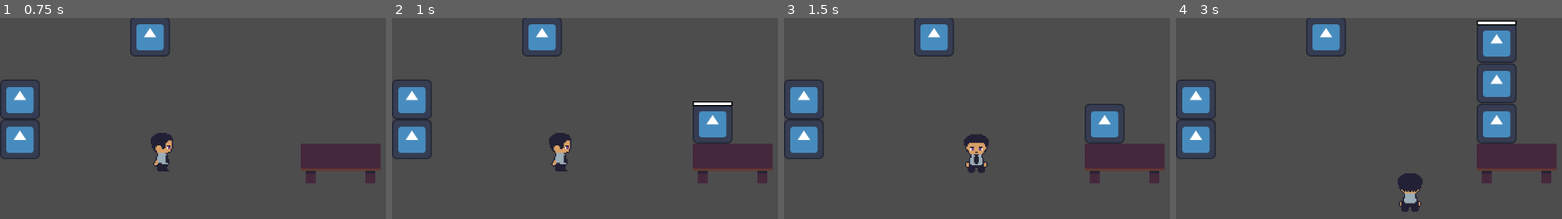
Above: before the commit, frames 1-4 (left to right).
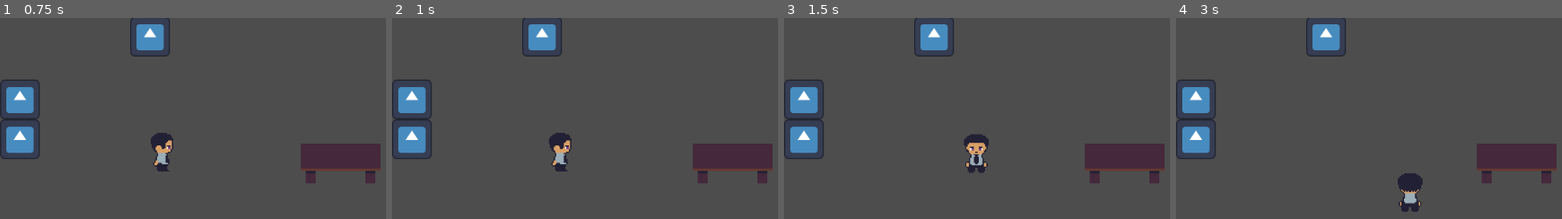
Above: after the commit, the same moments.

Repository: IsaelGabriel/lgj-2023
Game: Godot game, scene res://scenes/reception_test_scene.tscn
Two runs of this game, one before a commit and one after it. Both use one fixed random seed, a clock stepped at 60 frames per second and the inputs below. The project has no main scene, so this scene is started directly. The engine's default icon, where the game draws it, is replaced by a stand-in: a white triangle on a blue panel in a dark square.
Inputs:
- Up to frame 1 (0.75 s): tap Enter at 0.5 s; hold Right (p1_right) from 0.53 s (still down); tap Space (p1_use) at 0.6 s
- Up to frame 2 (1 s): keep holding Right (p1_right)
- Up to frame 3 (1.5 s): release Right (p1_right) at 1.28 s; hold Down (p1_down) from 1.28 s (still down); tap Space (p1_use) at 1.35 s
- Up to frame 4 (3 s): release Down (p1_down) at 2.03 s; hold Right (p1_right) 2.03-2.78 s; tap Space (p1_use) at 2.1, 2.85 s; hold Up (p1_up) from 2.78 s (still down)

Frame 1 is identical in both runs. In frame 2, 1.4% of the frame differs, in the area x 77-89%, y 41-63%; in frame 3, 1.2%; in frame 4, 3.8%, in the area x 77-89%, y 1-63%.

Commit message:
added client that follows player

Diff:
--- a/scenes/computer.tscn
+++ b/scenes/computer.tscn
@@ -7,6 +7,8 @@
 size = Vector2(64, 64)
 
 [node name="computer" type="StaticBody2D"]
+collision_layer = 3
+collision_mask = 3
 script = ExtResource("1_1vj64")
 interaction_duration = 0.5
 
--- /dev/null
+++ b/scenes/costumer.tscn
@@ -0,0 +1,20 @@
+[gd_scene load_steps=4 format=3 uid="uid://cpu83ho005f70"]
+
+[ext_resource type="Texture2D" uid="uid://bfag7nxxfksqt" path="res://sprites/player_placeholder.png" id="1_3mqqx"]
+[ext_resource type="Script" path="res://scripts/costumer.gd" id="1_usfb6"]
+
+[sub_resource type="RectangleShape2D" id="RectangleShape2D_btix6"]
+size = Vector2(36, 64)
+
+[node name="Costumer" type="StaticBody2D"]
+collision_layer = 0
+collision_mask = 0
+script = ExtResource("1_usfb6")
+
+[node name="Sprite2D" type="Sprite2D" parent="."]
+texture_filter = 1
+scale = Vector2(2, 2)
+texture = ExtResource("1_3mqqx")
+
+[node name="CollisionShape2D" type="CollisionShape2D" parent="."]
+shape = SubResource("RectangleShape2D_btix6")
--- a/scenes/front_desk.tscn
+++ b/scenes/front_desk.tscn
@@ -2,16 +2,16 @@
 
 [ext_resource type="Script" path="res://scripts/front_desk.gd" id="1_6bnv4"]
 [ext_resource type="Texture2D" uid="uid://bjutg36xemjcv" path="res://sprites/placeholder_desk.png" id="1_q1loy"]
-[ext_resource type="PackedScene" uid="uid://bqt63o8j1x5ys" path="res://scenes/box.tscn" id="2_kxwgl"]
+[ext_resource type="PackedScene" uid="uid://cpu83ho005f70" path="res://scenes/costumer.tscn" id="2_rp78n"]
 
 [sub_resource type="RectangleShape2D" id="RectangleShape2D_8tl7b"]
 size = Vector2(128, 44)
 
 [node name="Front Desk" type="StaticBody2D" groups=["player_selectable"]]
 script = ExtResource("1_6bnv4")
-line_interval = 1.0
 max_clients = 3
-client_prefab = ExtResource("2_kxwgl")
+client_prefab = ExtResource("2_rp78n")
+interaction_duration = 0.5
 
 [node name="Sprite2D" type="Sprite2D" parent="."]
 texture_filter = 1
--- a/scenes/player.tscn
+++ b/scenes/player.tscn
@@ -278,7 +278,7 @@
 [sub_resource type="RectangleShape2D" id="RectangleShape2D_wtlfa"]
 size = Vector2(20, 24)
 
-[node name="Player" type="CharacterBody2D"]
+[node name="Player" type="CharacterBody2D" groups=["player"]]
 texture_filter = 1
 motion_mode = 1
 script = ExtResource("1_xsqkh")
--- a/scenes/test_scene.tscn
+++ b/scenes/test_scene.tscn
@@ -14,30 +14,20 @@
 
 [node name="computer" parent="Network" instance=ExtResource("3_na8rk")]
 position = Vector2(681, 457)
-collision_layer = 3
-collision_mask = 3
 direction = 0
 
 [node name="computer2" parent="Network" instance=ExtResource("3_na8rk")]
 position = Vector2(270, 456)
-collision_layer = 3
-collision_mask = 3
 direction = 2
 
 [node name="computer3" parent="Network" instance=ExtResource("3_na8rk")]
 position = Vector2(479, 278)
-collision_layer = 3
-collision_mask = 3
 
 [node name="computer4" parent="Network" instance=ExtResource("3_na8rk")]
 position = Vector2(630, 100)
-collision_layer = 3
-collision_mask = 3
 
 [node name="computer5" parent="Network" instance=ExtResource("3_na8rk")]
 position = Vector2(325, 98)
-collision_layer = 3
-collision_mask = 3
 direction = 1
 
 [node name="Line2D" type="Line2D" parent="Network"]
--- a/scripts/computer.gd
+++ b/scripts/computer.gd
@@ -33,8 +33,9 @@
 func use(): #temporary for testing
 	if status==Status.VIRUS:
 		fix()
-	elif status==Status.FREE:
-		virus()
+	# removed in order to place clients
+	#elif status==Status.FREE:
+	#	virus()
 
 func virus():
 	if status!=Status.VIRUS and imunity_timer.is_stopped():
--- /dev/null
+++ b/scripts/costumer.gd
@@ -0,0 +1,43 @@
+extends "res://scripts/box.gd"
+
+const MIN_FOLLOW_DISTANCE: float = 64
+
+enum State {LINE, FOLLOW, USE_PC, LEAVE}
+
+@onready var collider = $CollisionShape2D
+
+@onready var current_state: State = State.LINE :
+	set(new_state):
+		if new_state == current_state or not new_state is State: return
+		current_state = new_state
+
+var player
+
+func _ready():
+	super()
+	player = get_parent().get_node("Player")
+	collision_mask = 0b10
+	collision_layer = 0b10
+
+func _process(delta):
+	super(delta)
+	match current_state:
+		State.LINE:
+			process_line(delta)
+		State.FOLLOW:
+			process_follow(delta)
+
+func process_line(delta):
+	pass
+
+func process_follow(delta):
+	var target_position = player.position - player.current_direction * MIN_FOLLOW_DISTANCE
+
+	var normalized_position = (target_position - position).normalized()
+	await get_tree().create_timer(0.2)
+	position += normalized_position * delta * player.SPEED
+	if position.distance_to(target_position) < 2:
+		position = target_position
+	#if position.distance_to(target_position) < MIN_FOLLOW_DISTANCE:
+	#	normalized_position = (position - player.position).normalized()
+	#	position = player.position + normalized_position * MIN_FOLLOW_DISTANCE
--- a/scripts/front_desk.gd
+++ b/scripts/front_desk.gd
@@ -19,18 +19,22 @@
 
 			# instantiate line object here
 			var obj = client_prefab.instantiate()
+			var obj_sprite = obj.get_node("Sprite2D")
+			var distance_between_objs = (obj_sprite.texture.get_height() * obj_sprite.scale.y) + 1
 
-			owner.add_child(obj)
+
+			get_parent().add_child(obj)
 
 			obj.global_position = client_spawn.global_position
-			obj.global_position.y -= ((obj.get_node("Sprite2D").texture.get_height() / 2 + 1) * len(line))
+			obj.global_position.y -= (distance_between_objs * len(line))
 
 			line.append(obj)
 
 func use():
 	if len(line) > 0:
 		# destroys clients in line, fix later
-		line[0].queue_free()
+		line[0].current_state = line[0].State.FOLLOW
+
 		line.pop_at(0)
 		for i in range(len(line)):
 			line[i].global_position = client_spawn.global_position
--- a/scripts/player.gd
+++ b/scripts/player.gd
@@ -18,6 +18,9 @@
 var acceleration: Vector2 = Vector2(0, 0)
 var decceleration: Vector2 = Vector2(0, 0)
 
+# costumer handling
+
+var guided_costumer = null #stores the reference for the costumer that is going to a pc, cant select while != null
 
 func _process(delta):
 	handle_input(delta)
Not shown: 1 places in scenes/reception_test_scene.tscn that only renumber resources
